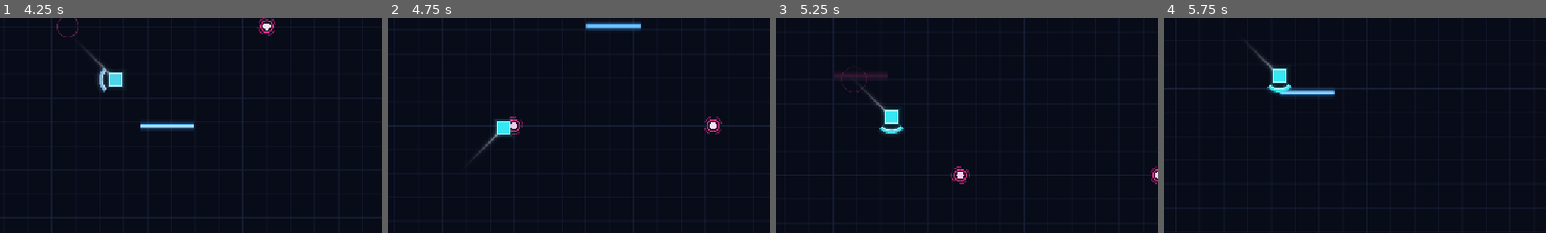
Above: before the commit, frames 1-4 (left to right).
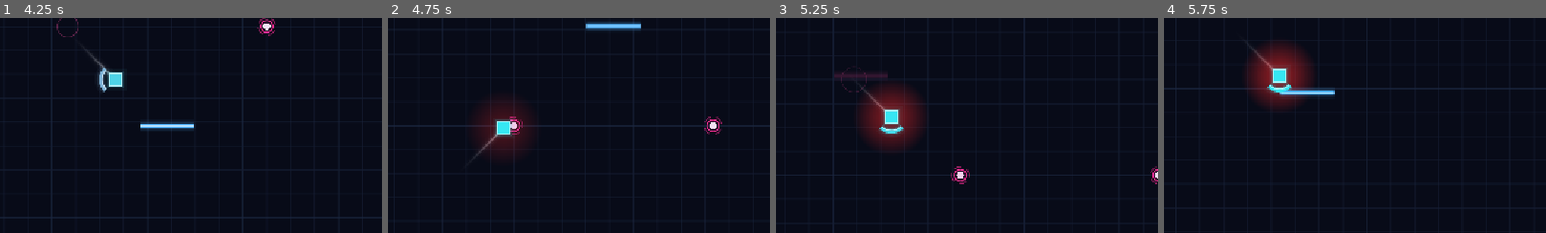
Above: after the commit, the same moments.

Repository: ftambler/godot-rythm-game
Game: Godot game, scene res://scenes/game/Game.tscn
The game is run twice, just before and just after one commit, with the same random seed, the same clock (stepped at 60 frames per second) and the same inputs. This scene is started directly instead of the project's main scene.
Inputs (mouse positions are % of the whole screen's width and height, from its top left):
- Up to frame 1 (4.25 s): tap Enter (ui_accept) at 0.5, 0.77, 1.25, 2, 3.77 s; move the mouse to (72, 45) at 0.52 s; hold Right (shield_right) 0.53-1.25 s; hold Space (hit_orb) 0.53-1.25 s; click (72, 45) at 0.67 s; drag from (30, 55) to (44, 39) at 1.27 s; move the mouse to (60, 28) at 2.02 s; hold Right (shield_right) 2.03-2.75 s; hold Space (hit_orb) 2.03-2.75 s; drag from (45, 70) to (67, 34) at 2.77 s; move the mouse to (80, 65) at 3.52 s; hold Left (shield_left) from 3.53 s (still down); hold Space (hit_orb) from 3.53 s (still down)
- Up to frame 2 (4.75 s): release Left (shield_left) at 4.25 s; release Space (hit_orb) at 4.25 s; drag from (20, 35) to (64, 30) at 4.27 s
- Up to frame 3 (5.25 s): move the mouse to (55, 50) at 5.02 s; hold Down (shield_down) from 5.03 s (still down); hold Space (hit_orb) from 5.03 s (still down); click (55, 50) at 5.17 s
- Up to frame 4 (5.75 s): keep holding Down (shield_down); keep holding Space (hit_orb)
The pictures show only the part of the screen within x 29-79%, y 28-78%; the shares and areas given below are measured in that part.

Frame 1 is identical in both runs. In frame 2, 2.3% of the frame differs, in the area x 23-37%, y 39-64%; in frame 3, 3.5%; in frame 4, 3.6%, in the area x 21-39%, y 11-43%.

Commit message:
death aura around player when near death

Diff:
--- a/project.godot
+++ b/project.godot
@@ -68,8 +68,8 @@
 
 [physics]
 
+3d/physics_engine="Jolt Physics"
 common/physics_interpolation=true
-3d/physics_engine="Jolt Physics"
 
 [rendering]
 
--- a/scenes/game/Player.tscn
+++ b/scenes/game/Player.tscn
@@ -6,6 +6,8 @@
 [ext_resource type="Script" path="res://scripts/visual/ShieldVisual.gd" id="4_svis"]
 [ext_resource type="Script" path="res://scripts/player/PlayerCamera.gd" id="5_pcam"]
 [ext_resource type="Script" path="res://scripts/visual/PlayerTrail.gd" id="6_trail"]
+
+[ext_resource type="Script" path="res://scripts/visual/PlayerAura.gd" id="7_aura"]
 
 [sub_resource type="CircleShape2D" id="CircleShape2D_v8gbi"]
 
@@ -33,6 +35,9 @@
 [node name="Trail" type="Node2D" parent="."]
 script = ExtResource("6_trail")
 
+[node name="Aura" type="Node2D" parent="."]
+script = ExtResource("7_aura")
+
 [node name="Visual" type="Node2D" parent="." unique_id=259176759]
 z_index = 1
 script = ExtResource("3_pvis")
--- a/scripts/Game.gd
+++ b/scripts/Game.gd
@@ -95,3 +95,4 @@
 func update_gameplay_hud(combo: int, health: int) -> void:
 	hud.update_combo(combo)
 	hud.update_health(health)
+	player.aura.set_health(health)
--- a/scripts/player/Player.gd
+++ b/scripts/player/Player.gd
@@ -5,6 +5,7 @@
 @onready var collision_shape: CollisionShape2D = $CollisionShape2D
 @onready var orb_detector: Area2D = $OrbDetector
 @onready var camera: PlayerCamera = $Camera2D
+@onready var aura: PlayerAura = $Aura
 
 @export var speed_type: PlayerSpeed.Type = PlayerSpeed.Type.SPEED_2
 
--- a/scripts/visual/Palette.gd
+++ b/scripts/visual/Palette.gd
@@ -18,6 +18,7 @@
 # Accents (each one has a single role)
 const CYAN := Color("#35E7F2")    # player identity, primary values
 const PINK := Color("#FF4FA3")    # misses, damage
+const DANGER := Color("#FF2A2A")  # low-health aura
 const GREEN := Color("#78F59A")   # successful interactions
 const YELLOW := Color("#FFD166")  # speed changes, special events
 const WALL := Color("#4FB4FF")    # cool blue variant of cyan for static obstacles
--- /dev/null
+++ b/scripts/visual/PlayerAura.gd
@@ -0,0 +1,54 @@
+class_name PlayerAura
+extends Node2D
+
+## Pulsing red glow around the player when health is low.
+## Fades in below LOW_HEALTH and gets stronger the closer health gets to 0.
+
+const LOW_HEALTH := 50
+const RADIUS := 60.0
+const PULSE_SPEED := 6.0
+const FADE_SPEED := 2.5  # higher = reaches the target intensity faster
+
+var _target_intensity := 0.0
+var _intensity := 0.0  # eased toward the target so changes never snap
+var _time := 0.0
+var _gradient_texture: GradientTexture2D
+
+
+func set_health(health: int) -> void:
+	var danger := clampf(1.0 - float(health) / LOW_HEALTH, 0.0, 1.0)
+	# Start already clearly visible, then ramp up toward 0 health.
+	_target_intensity = 0.0 if danger == 0.0 else lerpf(0.5, 1.0, danger)
+
+
+func _ready() -> void:
+	visible = false
+	# Radial gradient: red in the middle fading smoothly to transparent at the edge.
+	var gradient := Gradient.new()
+	gradient.offsets = PackedFloat32Array([0.0, 0.45, 1.0])
+	gradient.colors = PackedColorArray([
+		Color(Palette.DANGER, 1.0),
+		Color(Palette.DANGER, 0.6),
+		Color(Palette.DANGER, 0.0),
+	])
+	_gradient_texture = GradientTexture2D.new()
+	_gradient_texture.gradient = gradient
+	_gradient_texture.fill = GradientTexture2D.FILL_RADIAL
+	_gradient_texture.fill_from = Vector2(0.5, 0.5)
+	_gradient_texture.fill_to = Vector2(1.0, 0.5)
+	_gradient_texture.width = 128
+	_gradient_texture.height = 128
+
+
+func _process(delta: float) -> void:
+	_time += delta
+	_intensity = lerpf(_intensity, _target_intensity, 1.0 - exp(-FADE_SPEED * delta))
+	visible = _intensity > 0.01
+	queue_redraw()
+
+
+func _draw() -> void:
+	var pulse := 0.8 + 0.2 * sin(_time * PULSE_SPEED)
+	var radius := RADIUS * (0.9 + 0.1 * pulse)
+	var rect := Rect2(Vector2(-radius, -radius), Vector2(radius, radius) * 2.0)
+	draw_texture_rect(_gradient_texture, rect, false, Color(1, 1, 1, _intensity * pulse))
